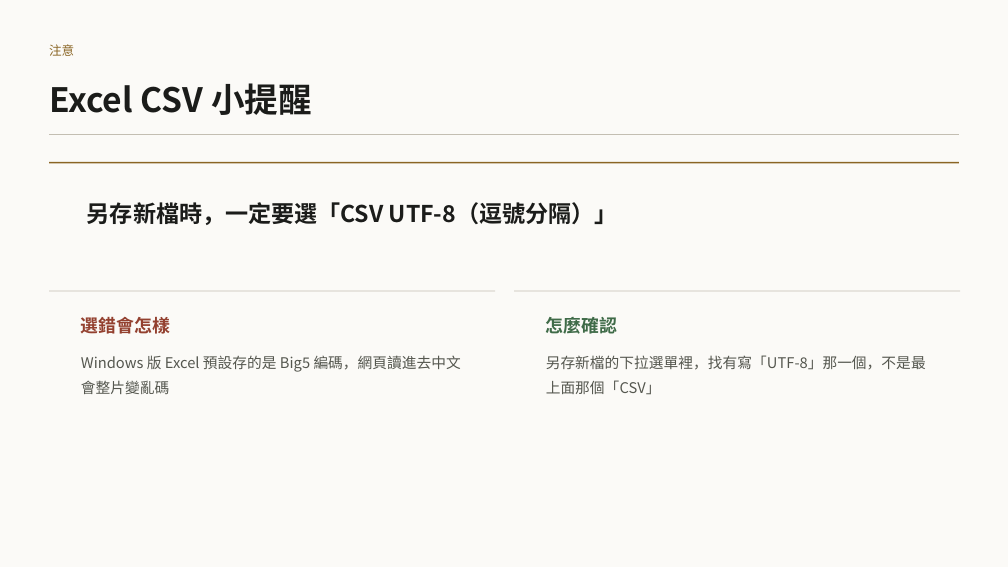
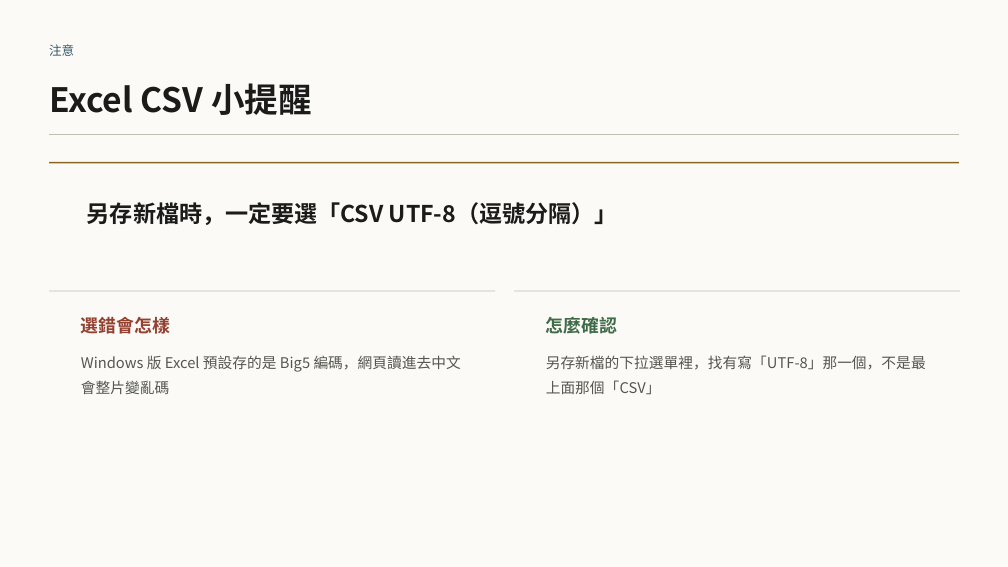
Before and after one commit to b39070566/architectureAiClass, a slide deck: slide 53 of slides/vibe-coding-workshop.pptx (slide 32 before the commit). Drawn at 1008x567 pixels with LibreOffice and Linux fonts; fonts in the diff are those of the drawing. Boxes give left, top, right and bottom in pixels: in the first picture for what was removed or moved away, otherwise in the second. Text is boxed around its words. In the diff, an @@ line names an element or a change of style, - is before the commit and + after.

```diff
--- a/slides/vibe-coding-workshop.pptx
+++ b/slides/vibe-coding-workshop.pptx
@@ text "注意" at <box>49,44,74,56</box>: text colour #8A6524 to #35566B @@
```
Also in this commit, not shown: 9 other slides changed, 26 slides added, 18 other files.
